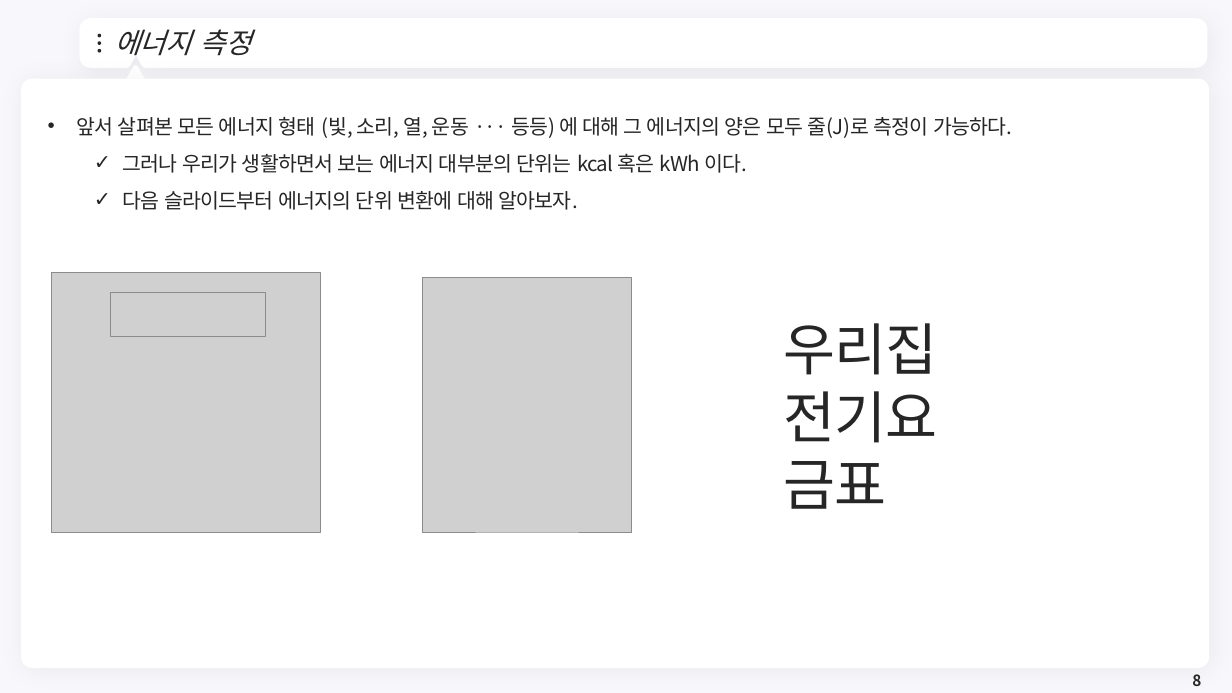
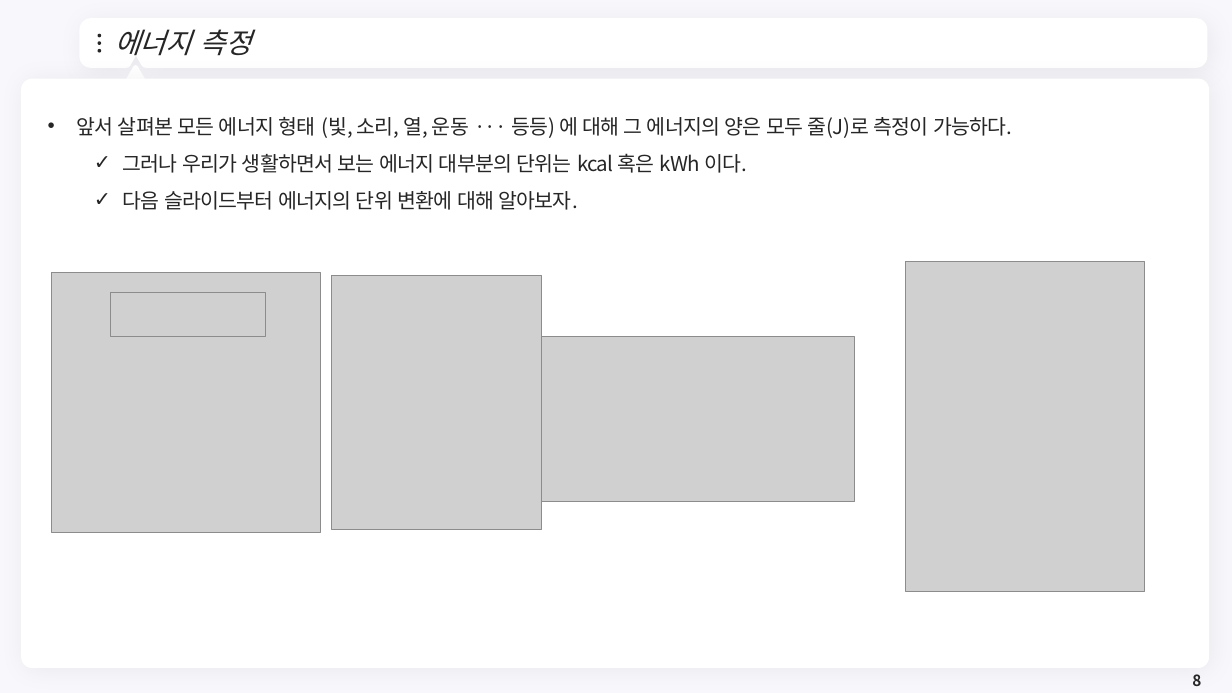
Before and after one commit to meandthey/Teaching, a slide deck: slide 8 of 에너지경제학/자원에너지경제학_Chapter_2.pptx. Drawn at 1232x693 pixels with LibreOffice and Linux fonts; fonts in the diff are those of the drawing; grey boxes stand for pictures; background and template pictures are left out. Boxes give left, top, right and bottom in pixels: in the first picture for what was removed or moved away, otherwise in the second. Text is boxed around its words. In the diff, an @@ line names an element or a change of style, - is before the commit and + after.

```diff
--- a/에너지경제학/자원에너지경제학_Chapter_2.pptx
+++ b/에너지경제학/자원에너지경제학_Chapter_2.pptx
@@ picture added at (906, 262, 1145, 592) @@
@@ picture: place and size @@
-picture at (422, 278, 632, 532)
+picture at (332, 275, 542, 530)
@@ text removed at (783, 323, 938, 509) @@
-우리집 전기요금표
@@ picture added at (542, 337, 855, 503) @@
```
Also in this commit, not shown: 2 other slides changed, 5 slides added.
